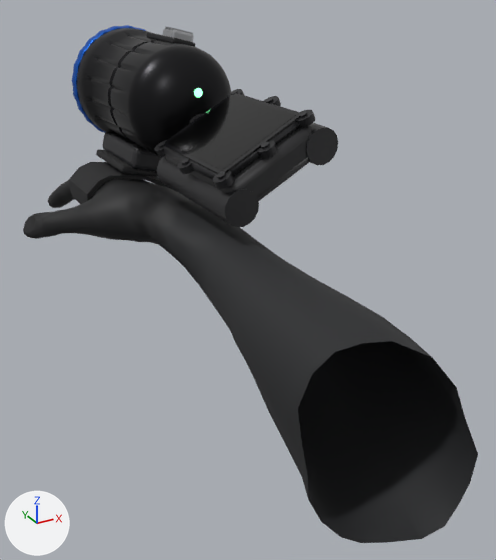
Before and after pictures for a commit that changed the glTF model viewer/public/diver/diver-arm.glb.
Before and after are seen from a 50 mm camera at (0.047, 0.076, -0.027) aimed at (0.183, 0.324, -0.151). Every picture has the same lights, and +X, +Y and +Z are marked at lower left. The picture after the commit comes second. Where no turn or scale is listed for an object, it has been applied to the vertices.

Before the edit, the objects in view are built like this:
```python
ob_computer_bar = bpy.data.objects.new('computer-bar', me_cylinder)
ob_computer_bar.location = (0.2116, 0.3458, -0.0907)
ob_computer_bar.rotation_euler = (-0.492, -0.02, 1.601)  # degrees (-28, -1.1, 92)
ob_computer_bar.scale = (0.0336, 0.0336, 0.0336)
ob_computer_bar_001 = bpy.data.objects.new('computer-bar.001', me_cylinder)
ob_computer_bar_001.location = (0.1727, 0.345, -0.1116)
ob_computer_bar_001.rotation_euler = (-0.492, -0.02, 1.601)  # degrees (-28, -1.1, 92)
ob_computer_bar_001.scale = (0.0336, 0.0336, 0.0336)
ob_computer_bezel = bpy.data.objects.new('computer-bezel', me_cube_002)
ob_computer_bezel.location = (0.1859, 0.345, -0.0896)
ob_computer_bezel.rotation_euler = (-0.492, -0.02, 1.601)  # degrees (-28, -1.1, 92)
ob_computer_bezel.scale = (0.0302, 0.0302, 0.0302)
ob_computer_boss = bpy.data.objects.new('computer-boss', me_cylinder_002)
ob_computer_boss.location = (0.206, 0.3165, -0.0799)
ob_computer_boss.rotation_euler = (-0.492, -0.02, 1.601)  # degrees (-28, -1.1, 92)
ob_computer_boss.scale = (0.00408, 0.00408, 0.00408)
ob_computer_boss_002 = bpy.data.objects.new('computer-boss.002', me_cylinder_002)
ob_computer_boss_002.location = (0.2042, 0.3743, -0.0787)
ob_computer_boss_002.rotation_euler = (-0.492, -0.02, 1.601)  # degrees (-28, -1.1, 92)
ob_computer_boss_002.scale = (0.00408, 0.00408, 0.00408)
ob_computer_boss_003 = bpy.data.objects.new('computer-boss.003', me_cylinder_002)
ob_computer_boss_003.location = (0.1659, 0.3735, -0.0993)
ob_computer_boss_003.rotation_euler = (-0.492, -0.02, 1.601)  # degrees (-28, -1.1, 92)
ob_computer_boss_003.scale = (0.00408, 0.00408, 0.00408)
ob_computer_boss_005 = bpy.data.objects.new('computer-boss.005', me_cylinder_002)
ob_computer_boss_005.location = (0.2069, 0.3454, -0.0783)
ob_computer_boss_005.rotation_euler = (-0.492, -0.02, 1.601)  # degrees (-28, -1.1, 92)
ob_computer_boss_005.scale = (0.00408, 0.00408, 0.00408)
ob_computer_boss_006 = bpy.data.objects.new('computer-boss.006', me_cylinder_002)
ob_computer_boss_006.location = (0.1868, 0.3144, -0.0902)
ob_computer_boss_006.rotation_euler = (-0.492, -0.02, 1.601)  # degrees (-28, -1.1, 92)
ob_computer_boss_006.scale = (0.00408, 0.00408, 0.00408)
ob_diver_arm = bpy.data.objects.new('diver-arm', me_diver_arm)
ob_diver_arm.location = (0.1578, 0.3493, -0.1577)
# also in view: 'dive-light' at (0.186, 0.435, -0.089); 'computer-screen' at (0.185, 0.345, -0.087); 'strap' at (0.176, 0.445, -0.149); 'computer-case' at (0.191, 0.345, -0.098); 'computer-glass' at (0.185, 0.345, -0.088)
```
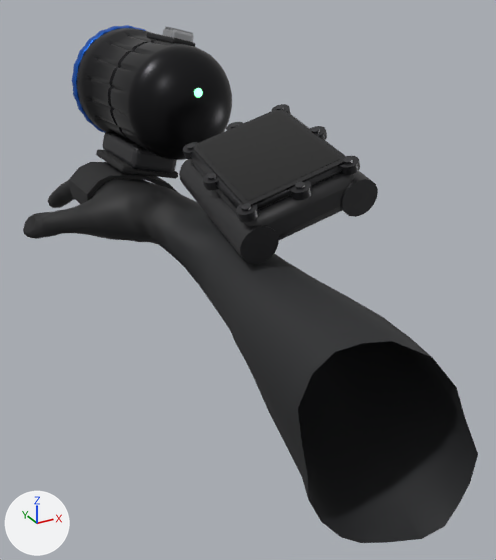
Pixel boxes [x1, y1, x2, y2] of what changed, in the pictures (496 x 560 px):
```json
{"object": "computer-screen", "change": "moved, turned", "before": [167, 96, 295, 170], "after": [197, 111, 339, 201]}
{"object": "computer-case", "change": "moved, turned", "before": [166, 125, 313, 202], "after": [193, 160, 355, 240]}
{"object": "computer-bar.001", "change": "moved, turned", "before": [157, 155, 259, 227], "after": [179, 159, 279, 264]}
{"object": "computer-glass", "change": "moved, turned", "before": [164, 93, 300, 174], "after": [193, 109, 345, 206]}
{"object": "computer-bar", "change": "moved, turned", "before": [306, 123, 338, 165], "after": [341, 171, 378, 217]}
{"object": "computer-bezel", "change": "moved, turned", "before": [163, 94, 300, 180], "after": [190, 111, 345, 210]}
{"object": "computer-boss.006", "change": "moved", "before": [257, 140, 278, 159], "after": [290, 181, 313, 200]}
{"object": "computer-boss", "change": "moved", "before": [296, 110, 315, 128], "after": [339, 156, 360, 175]}
{"object": "computer-boss.003", "change": "moved", "before": [155, 140, 167, 157], "after": [183, 142, 197, 159]}
{"object": "computer-boss.005", "change": "moved", "before": [263, 96, 281, 106], "after": [308, 126, 327, 140]}
{"object": "computer-screw.006", "change": "moved", "before": [261, 142, 270, 149], "after": [295, 182, 305, 189]}
{"object": "computer-boss.002", "change": "moved", "before": [227, 89, 244, 97], "after": [271, 104, 291, 114]}
{"object": "computer-screw", "change": "moved", "before": [299, 111, 308, 118], "after": [343, 157, 353, 164]}
```

Scene script edits in JSON lines:
```json
{"op": "set", "path": "ob_computer_bar.location", "old": "(0.2116, 0.3458, -0.0907)", "new": "(0.2114, 0.3136, -0.0987)"}
{"op": "set", "path": "ob_computer_bar.rotation_euler", "old": "(-0.492, -0.02, 1.601)", "new": "(-0.328, -0.187, 1.5)", "note": "degrees (-28, -1.1, 92) -> degrees (-19, -11, 86)"}
{"op": "set", "path": "ob_computer_bar_001.location", "old": "(0.1727, 0.345, -0.1116)", "new": "(0.1699, 0.3192, -0.1127)"}
{"op": "set", "path": "ob_computer_bar_001.rotation_euler", "old": "(-0.492, -0.02, 1.601)", "new": "(-0.328, -0.187, 1.5)", "note": "degrees (-28, -1.1, 92) -> degrees (-19, -11, 86)"}
{"op": "set", "path": "ob_computer_bezel.location", "old": "(0.1859, 0.345, -0.0896)", "new": "(0.1863, 0.3144, -0.0934)"}
{"op": "set", "path": "ob_computer_bezel.rotation_euler", "old": "(-0.492, -0.02, 1.601)", "new": "(-0.328, -0.187, 1.5)", "note": "degrees (-28, -1.1, 92) -> degrees (-19, -11, 86)"}
{"op": "set", "path": "ob_computer_boss.location", "old": "(0.206, 0.3165, -0.0799)", "new": "(0.2047, 0.2833, -0.0919)"}
{"op": "set", "path": "ob_computer_boss_002.location", "old": "(0.2042, 0.3743, -0.0787)", "new": "(0.2087, 0.34, -0.0812)"}
{"op": "set", "path": "ob_computer_boss_003.location", "old": "(0.1659, 0.3735, -0.0993)", "new": "(0.1678, 0.3455, -0.0949)"}
{"op": "set", "path": "ob_computer_boss_005.location", "old": "(0.2069, 0.3454, -0.0783)", "new": "(0.2087, 0.3114, -0.0859)"}
{"op": "set", "path": "ob_computer_boss_006.location", "old": "(0.1868, 0.3144, -0.0902)", "new": "(0.1841, 0.2844, -0.0991)"}
{"op": "set", "path": "ob_computer_case.location", "old": "(0.1905, 0.3453, -0.0982)", "new": "(0.1895, 0.3159, -0.1025)"}
{"op": "set", "path": "ob_computer_case.rotation_euler", "old": "(-0.492, -0.02, 1.601)", "new": "(-0.328, -0.187, 1.5)", "note": "degrees (-28, -1.1, 92) -> degrees (-19, -11, 86)"}
{"op": "set", "path": "ob_computer_glass.location", "old": "(0.185, 0.3449, -0.0879)", "new": "(0.1856, 0.3141, -0.0916)"}
{"op": "set", "path": "ob_computer_glass.rotation_euler", "old": "(-0.492, -0.02, 1.601)", "new": "(-0.328, -0.187, 1.5)", "note": "degrees (-28, -1.1, 92) -> degrees (-19, -11, 86)"}
{"op": "set", "path": "ob_computer_screen.location", "old": "(0.1847, 0.3449, -0.0874)", "new": "(0.1855, 0.314, -0.0911)"}
{"op": "set", "path": "ob_computer_screen.rotation_euler", "old": "(-0.492, -0.02, 1.601)", "new": "(-0.328, -0.187, 1.5)", "note": "degrees (-28, -1.1, 92) -> degrees (-19, -11, 86)"}
{"op": "set", "path": "ob_computer_screw.location", "old": "(0.2049, 0.3164, -0.078)", "new": "(0.204, 0.283, -0.09)"}
{"op": "set", "path": "ob_computer_screw_006.location", "old": "(0.1858, 0.3144, -0.0883)", "new": "(0.1834, 0.2841, -0.0972)"}
```
